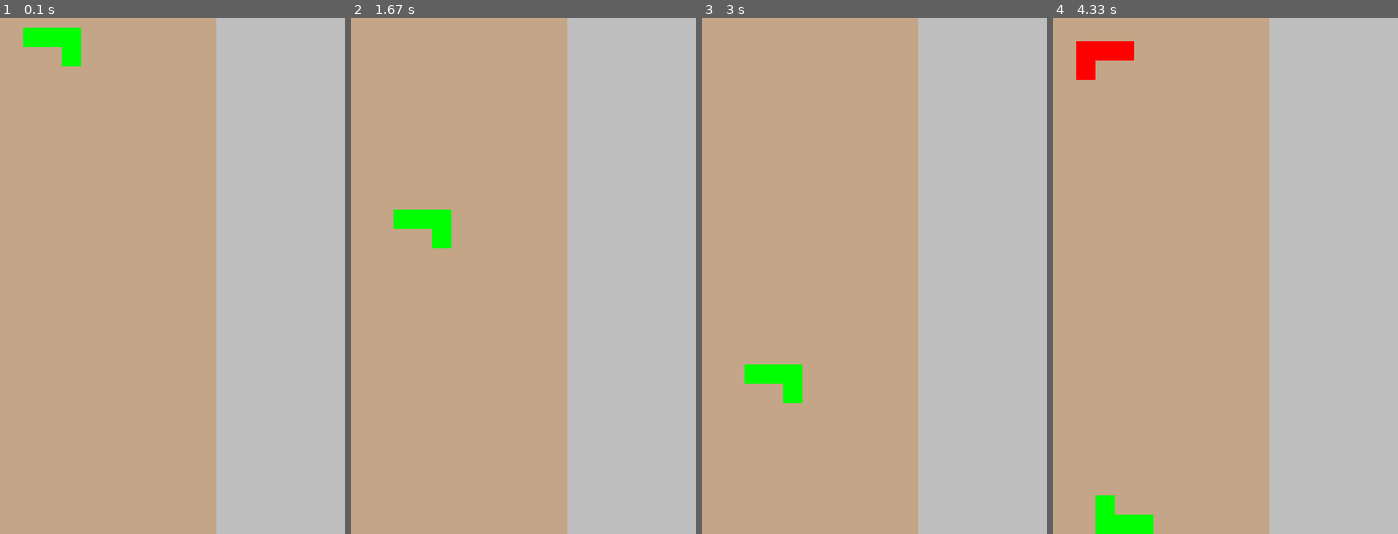
Above: before the commit, frames 1-4 (left to right).
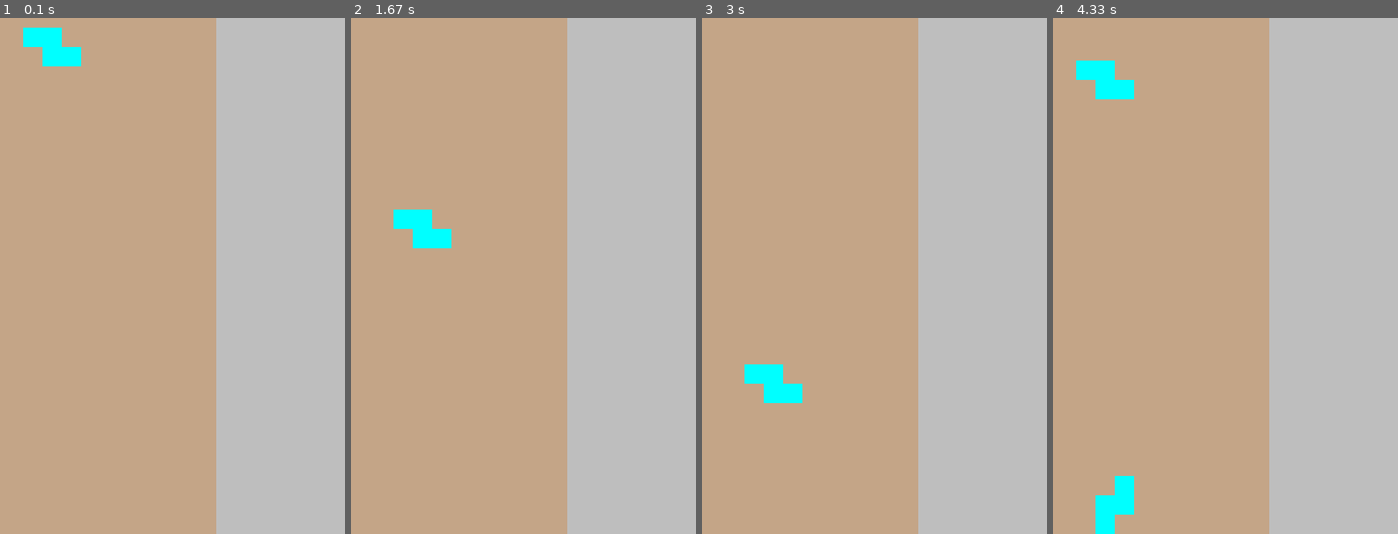
Above: after the commit, the same moments.

Repository: Fahadk999/tetris-clone-pygame
Game: pygame game, started from main.py
The game is run twice, just before and just after one commit, with the same random seed, the same clock (stepped at 60 frames per second) and the same inputs.
Inputs:
- Up to frame 1 (0.1 s): no input
- Up to frame 2 (1.67 s): hold Right 0.33-0.8 s; hold Right 0.83-1.3 s; hold A from 1.33 s (still down)
- Up to frame 3 (3 s): release A at 1.87 s; hold Left 1.9-2.3 s; hold D 2.33-2.97 s
- Up to frame 4 (4.33 s): tap R at 3 s; hold A 3.33-3.8 s; hold Right 3.83-4.3 s

The runs differ from the first frame. In frame 1, 1.0% of the frame differs, in the area x 6-24%, y 1-10%; in frame 2, 1.0%; in frame 3, 1.0%; in frame 4, 2.7%, in the area x 6-30%, y 4-100%.

Commit message:
snake block added, not fixed yet

Diff:
--- a/blocks/lblock.py
+++ b/blocks/lblock.py
@@ -94,7 +94,7 @@
 
     def move(self, key, otherBlocks):
         if not self.isGrounded:
-            if (key == pygame.K_a or key == pygame.K_LEFT) and self.body.x > 0:
+            if key in (pygame.K_a, pygame.K_LEFT) and self.body.x > 0:
                 nextX = self.body.x - 30
                 nextRectVertical = pygame.Rect(nextX, self.body.y, self.width1, self.height)
                 nextRectHorizontal = pygame.Rect(nextX + self.height1, self.body.y, self.width2, self.height1)
@@ -115,7 +115,7 @@
                 self.body.x = nextX
                 self.updateSmallBlocks()
 
-            if (key == pygame.K_d or key == pygame.K_RIGHT) and self.body.x + self.width < self.g_width:
+            if key in (pygame.K_d, pygame.K_RIGHT) and self.body.x + self.width < self.g_width:
                 nextX = self.body.x + 30
                 nextRectVertical = pygame.Rect(nextX, self.body.y, self.width1, self.height)
                 nextRectHorizontal = pygame.Rect(nextX + self.height1, self.body.y, self.width2, self.height1)
--- a/blocks/snakeblock.py
+++ b/blocks/snakeblock.py
@@ -8,15 +8,28 @@
 
     def __init__(self, g_width, g_height, color):
         super().__init__(g_width, g_height, color)
-
         w = self.topLeft.width
         h = self.topLeft.height
 
+        # topLeft and oneRight are the same of lblock
         self.oneDown.setPosition(self.x + self.width1, self.y + self.height1)
         self.twoRight.setPosition(self.x + self.width2, self.y + self.height1)
 
-        self.verticalRect = pygame.Rect(self.x + self.width1, self.y + self.height1, self.height1, self.width1)
-        self.horizontalRect = pygame.Rect(self.x, self.y, self.height1, self.width1)
+        self.body = pygame.Rect(self.x, self.y, self.width, self.height)
+        self.verticalRect = pygame.Rect(self.x + self.width1, self.y + self.height1, self.width2, self.height1)
+        self.horizontalRect = pygame.Rect(self.x, self.y, self.width2, self.height1)
+
+        self.smallBlocks = (
+            self.topLeft,
+            self.oneRight,
+            self.twoRight,
+            self.oneDown
+        )
+
+        self.rect = (
+                self.verticalRect,
+                self.horizontalRect
+            )
 
     def updateSmallBlocks(self):
         x = self.body.x
@@ -25,14 +38,54 @@
         if self.rotation == 0:
             self.setBodyHorizontal()
             # only verticalRect needs setting
-            self.verticalRect = pygame.Rect(x + self.width1, y + self.height1, self.height1, self.width1)
-            self.horizontalRect.x = x
-            self.horizontalRect.y = y
+            self.verticalRect = pygame.Rect(x + self.width1, y + self.height1, self.width2, self.height1)
+            self.horizontalRect = pygame.Rect(x, y, self.width2, self.height1)
+            self.rect = (
+                    self.verticalRect,
+                    self.horizontalRect
+                )
 
+            self.topLeft.setPosition(x, y)
+            self.oneRight.setPosition(x + self.width1, y)
+            self.oneDown.setPosition(x + self.width1, y + self.height1)
+            self.twoRight.setPosition(x + self.width2, y + self.height1)
 
+        elif self.rotation == 1:
+            self.setBodyVertical()
+            self.verticalRect = pygame.Rect(x + self.width1, y + self.height1, self.width1, self.height3)
+            self.horizontalRect = pygame.Rect(x, y, self.width1, self.height3)
+            self.rect = (
+                    self.verticalRect,
+                    self.horizontalRect
+                )
 
+            self.topLeft.setPosition(x + self.width1, y)
+            self.oneRight.setPosition(x + self.width1, y + self.height1)
+            self.oneDown.setPosition(x, y + self.height1)
+            self.twoRight.setPosition(x, y + self.height3)
 
     def rotate(self):
-        self.rotation = 1 if not self.rotation == 1 else 0
+        self.rotation ^= 1
+        self.updateSmallBlocks()
 
     # maybe redo: the collider update idk rn
+
+    def updateBodyHorizontal(self, collider):
+        if self.rotation == 0:
+            self.body.y = collider.y - self.height1
+            self.updateSmallBlocks()
+            self.groundBlock()
+        elif self.rotation == 1:
+            self.body.y = collider.y - self.height3
+            self.updateSmallBlocks()
+            self.groundBlock()
+
+    def updateBodyVertical(self, collider):
+        if self.rotation == 0:
+            self.body.y = collider.y - self.height3
+            self.updateSmallBlocks()
+            self.groundBlock()
+        elif self.rotation == 1:
+            self.body.y = collider.y - self.height
+            self.updateSmallBlocks()
+            self.groundBlock()
--- a/blocks/square.py
+++ b/blocks/square.py
@@ -83,7 +83,7 @@
 
     def move(self, key, otherBlocks):
         if not self.isGrounded:
-            if (key == pygame.K_a or key == pygame.K_LEFT) and self.rect.x > 0:
+            if key in (pygame.K_a, pygame.K_LEFT) and self.rect.x > 0:
                 nextX = self.rect.x - 30
                 nextRect = pygame.Rect(nextX, self.rect.y, self.rect.width, self.rect.height)
                 for other in otherBlocks:
@@ -99,7 +99,7 @@
                 self.rect.x = nextX
                 self.updateSmallBlocks()
 
-            if (key == pygame.K_a or key == pygame.K_RIGHT) and self.rect.x + self.width < self.g_width:
+            if key in (pygame.K_d, pygame.K_RIGHT) and self.rect.x + self.width < self.g_width:
                 nextX = self.rect.x + 30
                 nextRect = pygame.Rect(nextX, self.rect.y, self.rect.width, self.rect.height)
                 for other in otherBlocks:
--- a/game.py
+++ b/game.py
@@ -7,6 +7,7 @@
 from blocks.lblock import LBlock
 from blocks.lineblock import LineBlock
 from blocks.otherlblock import OtherLBlock
+from blocks.snakeblock import SnakeBlock
 
 class Game:
     SPAWN_BLOCK_EVENT = pygame.event.custom_type()
@@ -34,12 +35,10 @@
         lblock = LBlock(self.g_width, self.g_height, Color.RED)
         lineBlock = LineBlock(self.g_width, self.g_height, Color.PURPLE)
         otherLBlock = OtherLBlock(self.g_width, self.g_height, "green")
+        snakeBlock = SnakeBlock(self.g_width, self.g_height, "cyan")
 
         spawnblocks = [
-                square,
-                lineBlock,
-                lblock,
-                otherLBlock
+                snakeBlock
             ]
 
         newShape = spawnblocks[randint(0, len(spawnblocks) - 1)]
Not shown, changed: .gitignore
